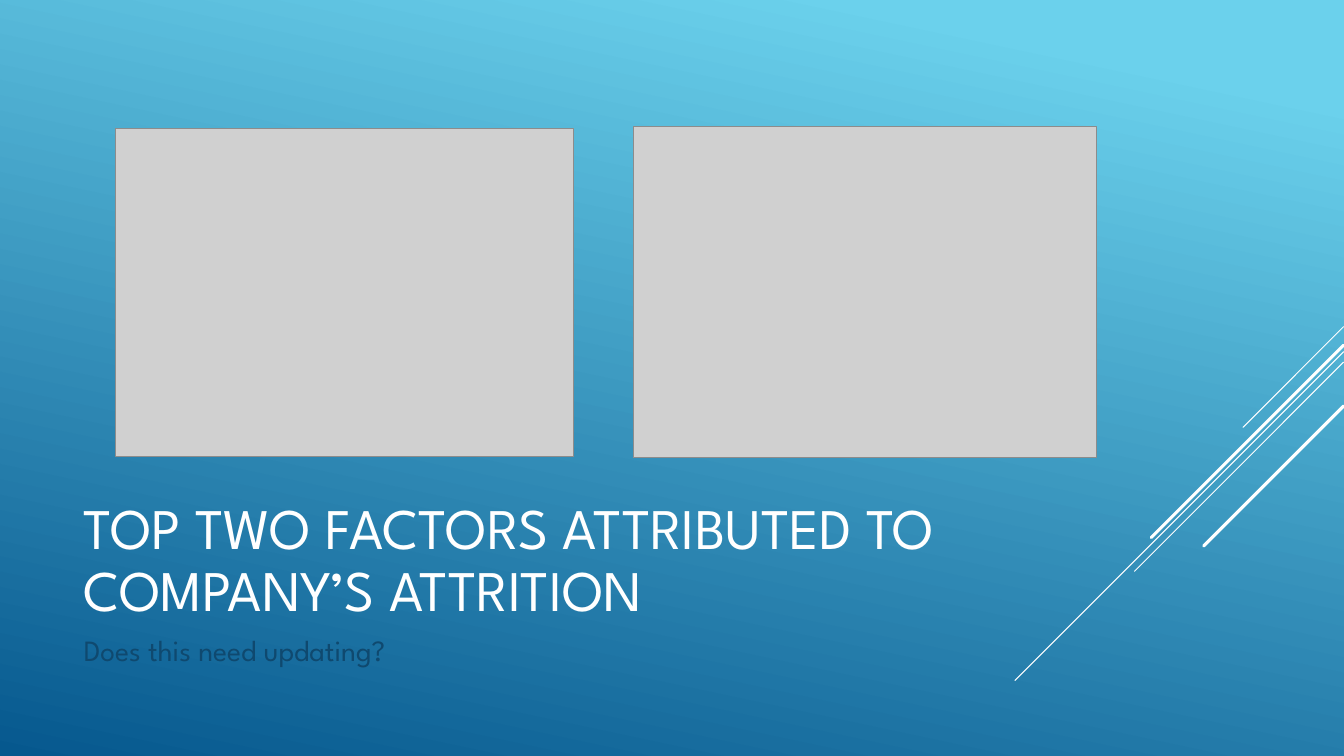
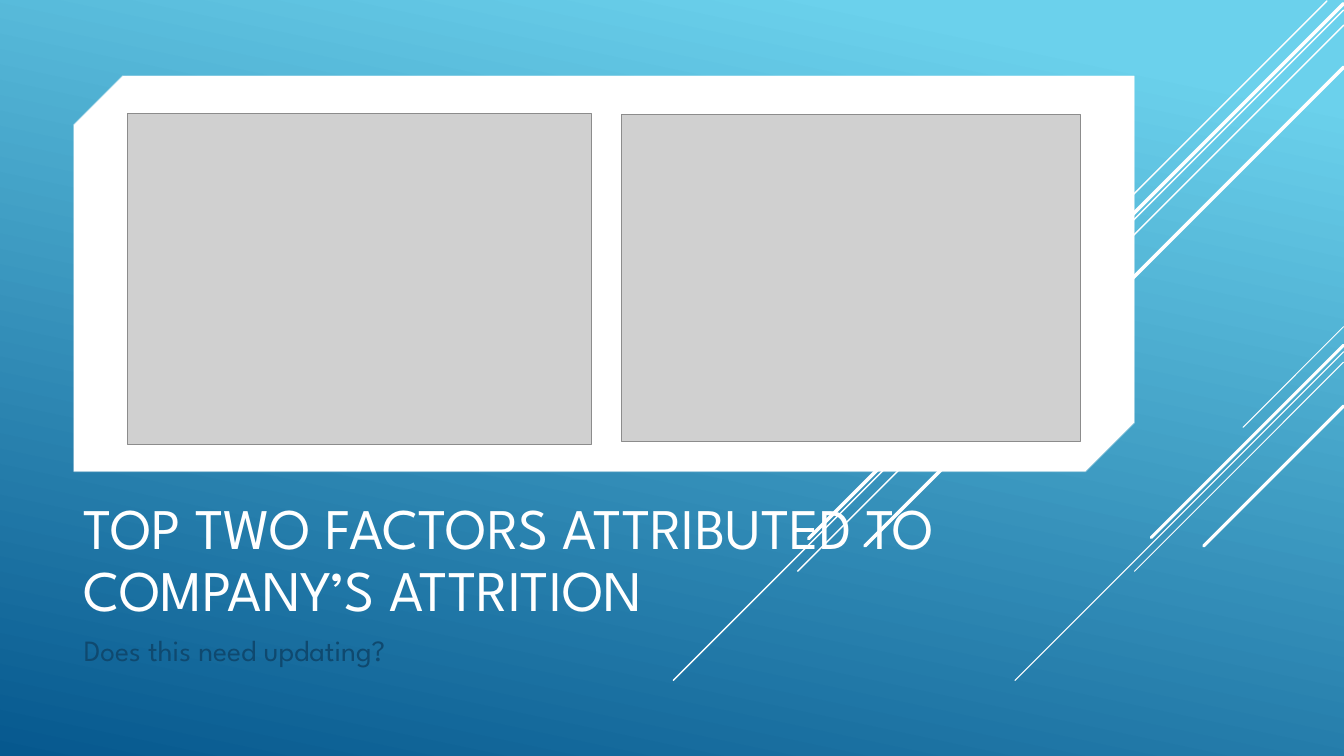
Before and after one commit to R-Chandna/MSDS6306_CaseStudy_2, a slide deck: slide 11 of Attrition_Case_Study_2_pptx_TAJAR_IP.pptx (slide 10 before the commit). Drawn at 1344x756 pixels with LibreOffice and Linux fonts; fonts in the diff are those of the drawing; grey boxes stand for pictures. Boxes give left, top, right and bottom in pixels: in the first picture for what was removed or moved away, otherwise in the second. Text is boxed around its words. In the diff, an @@ line names an element or a change of style, - is before the commit and + after.

Commit message:
add slides

```diff
--- a/Attrition_Case_Study_2_pptx_TAJAR_IP.pptx
+++ b/Attrition_Case_Study_2_pptx_TAJAR_IP.pptx
@@ line added from (1344, 10) to (674, 681), #FFFFFF 1 pt @@
@@ line added from (1344, 25) to (798, 572), #FFFFFF 1 pt @@
@@ line added from (1344, 4) to (809, 538), #FFFFFF 2.5 pt @@
@@ line added from (1327, 1) to (907, 421), #FFFFFF 1 pt @@
@@ snip diag rect added at (75, 77, 1135, 472), fill #FFFFFF, outline #FFFFFF 1.25 pt @@
@@ line added from (1344, 68) to (865, 546), #FFFFFF 2.5 pt @@
@@ picture: place and size @@
-picture at (116, 128, 575, 456)
+picture at (128, 114, 591, 445)
@@ picture: place and size @@
-picture at (633, 127, 1096, 458)
+picture at (622, 114, 1081, 442)
@@ line removed from (1344, 352) to (1015, 681) @@
@@ line added from (1344, 352) to (1015, 681), #FFFFFF 0.75 pt @@
@@ line removed from (1344, 362) to (1135, 572) @@
@@ line added from (1344, 362) to (1135, 572), #FFFFFF 0.75 pt @@
```
Also in this commit, not shown: 2 other slides changed, 1 slide added, 1 other file.
